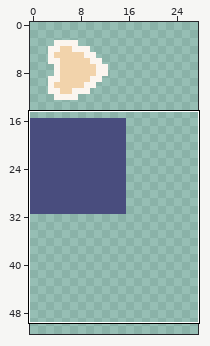
Two states of a sprite sheet, src/art/atlas.png. The picture above shows the old version from afar; the outline marks the close-up.
Close-up. As it was:
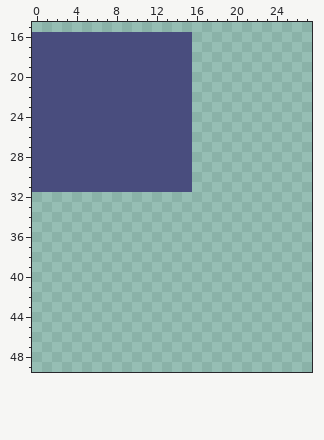
The file is 128x128 pixels. Shown: x 0..27, y 15..49. The wide view leaves out empty margins.
After the commit:
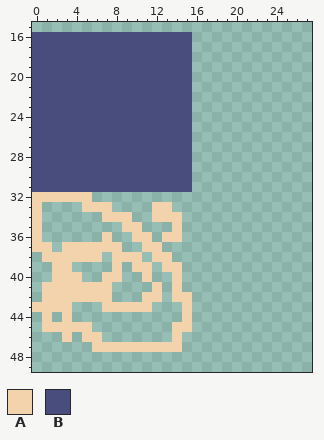
Palette (. is transparent): A #f2d3ab  B #494d7e
From old to new:
@@ x 0..17 @@
 31 BBBBBBBBBBBBBBBB..
-32 ..................
-33 ..................
-34 ..................
-35 ..................
-36 ..................
-37 ..................
-38 ..................
-39 ..................
-40 ..................
-41 ..................
-42 ..................
-43 ..................
-44 ..................
-45 ..................
-46 ..................
-47 ..................
+32 AAAAAA............
+33 A....AAA....AA....
+34 A......AAA..AAA...
+35 A........AA...A...
+36 A......A..AA.AA...
+37 AA.AAAAAA..AA.....
+38 .AAAAAA.AAA.AA....
+39 ..AA....A.AA.AA...
+40 ..AAA..AA..A..A...
+41 .AAAAAAA....A.A...
+42 .AAAAAAA...AA.AA..
+43 AAAA...AAAAA...A..
+44 .A.A...........A..
+45 .AAAAA........AA..
+46 ...A.AA.......A...
+47 ......AAAAAAAAA...
 48 ..................
Pixel boxes of the changes (left, top, right, bottom) in both close-ups:
added: (32, 192, 192, 352)
